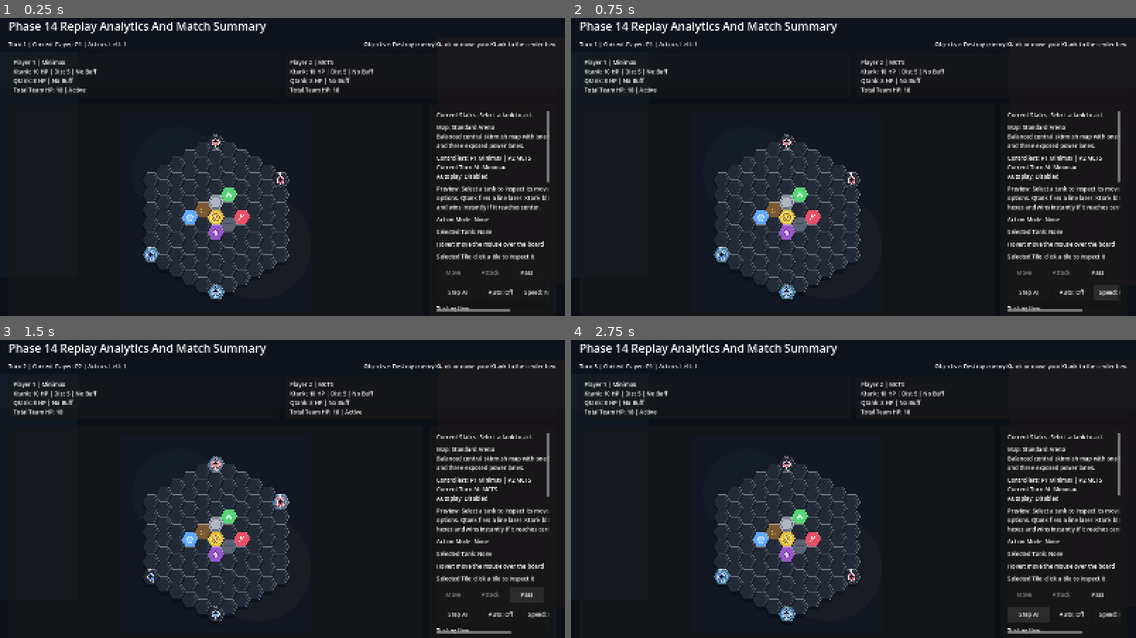
Above: before the commit, frames 1-4 (two rows, left to right).
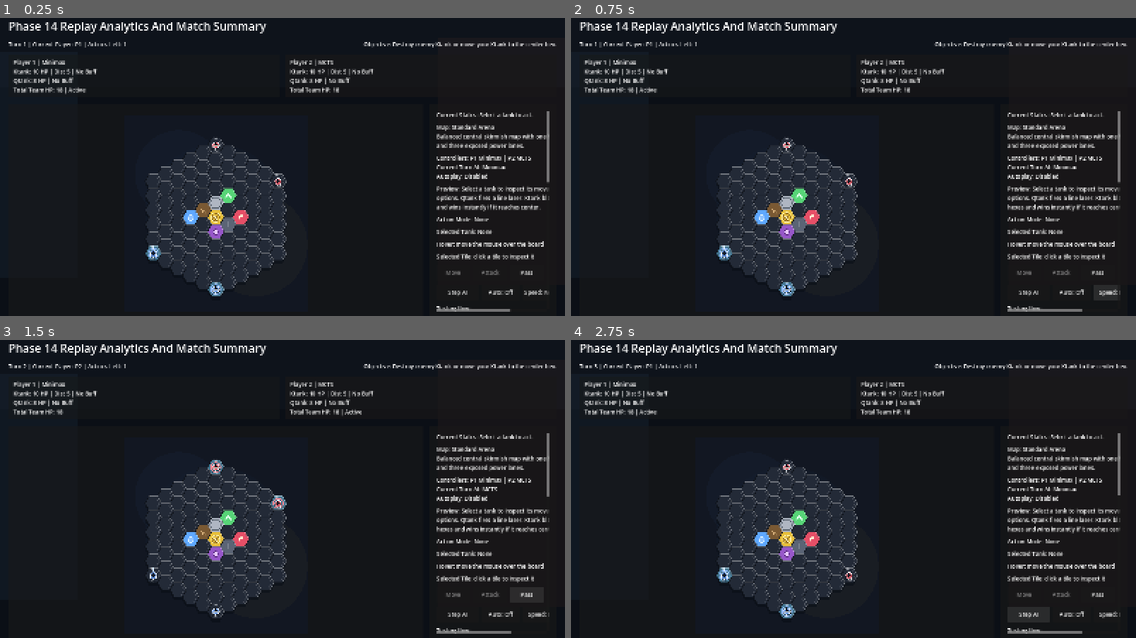
Above: after the commit, the same moments.

Repository: Arvi-Saleque/Hex-Siege-Arena
Game: Godot game, scene res://scenes/match/match_root.tscn
Same seed, same stepped clock (60 frames per second), same inputs: the game is played once before the commit and once after it. This scene is started directly instead of the project's main scene. Sound files missing from this copy of the repository are replaced by a short silence.
Inputs:
- Up to frame 1 (0.25 s): no input
- Up to frame 2 (0.75 s): click "Speed: Normal" at 0.5 s
- Up to frame 3 (1.5 s): click "Pass" at 1.25 s
- Up to frame 4 (2.75 s): click "Step AI" at 2 s

The runs differ from the first frame. In frame 1, 2.7% of the frame differs, in the area x 25-52%, y 38-95%; in frame 2, 2.7%; in frame 3, 2.7%; in frame 4, 2.7%.

Commit message:
balance: strengthen minimax defaults and add labyrinth map

Diff:
--- a/scripts/ai/minimax_ai.gd
+++ b/scripts/ai/minimax_ai.gd
@@ -9,6 +9,10 @@
 const WEIGHT_ATTACK_BUFF := 8.0
 const WEIGHT_SHIELD := 7.0
 const WEIGHT_BONUS_MOVE := 5.0
+const WEIGHT_MOBILITY := 1.35
+const WEIGHT_KTANK_DANGER := 18.0
+const WEIGHT_QTANK_DANGER := 7.0
+const WEIGHT_OBJECTIVE_PRESSURE := 9.0
 
 var _root_player: int = 1
 var _time_deadline_ms: int = 0
@@ -143,6 +147,10 @@
 	score -= _center_control_bonus(state, enemy_player)
 	score += _threat_bonus(state, _root_player)
 	score -= _threat_bonus(state, enemy_player)
+	score += _mobility_bonus(state, _root_player)
+	score -= _mobility_bonus(state, enemy_player)
+	score -= _danger_penalty(state, _root_player)
+	score += _danger_penalty(state, enemy_player)
 	return score
 
 
@@ -192,6 +200,34 @@
 				continue
 			score += 6.0 if target_tank.tank_type == GameTypes.TankType.KTANK else 3.0
 	return score
+
+
+func _mobility_bonus(state: GameState, player_id: int) -> float:
+	var score: float = 0.0
+	var previous_player: int = state.current_player
+	state.current_player = player_id
+	for tank: TankData in state.get_player_tanks(player_id):
+		var mobility: int = state.get_legal_move_targets(tank.actor_id()).size()
+		score += float(mobility) * WEIGHT_MOBILITY
+		if tank.tank_type == GameTypes.TankType.KTANK:
+			score += maxf(0.0, 10.0 - float(tank.position.distance_to(HexCoord.new()))) * WEIGHT_OBJECTIVE_PRESSURE
+	state.current_player = previous_player
+	return score
+
+
+func _danger_penalty(state: GameState, player_id: int) -> float:
+	var enemy_player: int = 2 if player_id == 1 else 1
+	var penalty: float = 0.0
+	for enemy_tank: TankData in state.get_player_tanks(enemy_player):
+		for target_coord: HexCoord in _attack_targets_for_tank(state, enemy_tank):
+			var target_tank: TankData = state.get_tank_at(target_coord)
+			if target_tank == null or target_tank.owner_id != player_id:
+				continue
+			if target_tank.tank_type == GameTypes.TankType.KTANK:
+				penalty += WEIGHT_KTANK_DANGER
+			else:
+				penalty += WEIGHT_QTANK_DANGER
+	return penalty
 
 
 func _attack_targets_for_tank(state: GameState, tank: TankData) -> Array[HexCoord]:
--- a/scripts/content/map_library.gd
+++ b/scripts/content/map_library.gd
@@ -4,6 +4,8 @@
 
 static func get_preset(map_id: String) -> MapPreset:
 	match map_id:
+		"labyrinth":
+			return _build_labyrinth_preset()
 		"open":
 			return _build_open_preset()
 		"fortress":
@@ -100,6 +102,67 @@
 	)
 
 
+static func _build_labyrinth_preset() -> MapPreset:
+	var terrain_entries: Array[Dictionary] = []
+	var wall_coords: Array[String] = [
+		"-4,1", "4,-1",
+		"-3,-1", "3,1",
+		"-1,4", "1,-4",
+		"1,3", "-1,-3",
+		"-4,3", "4,-3",
+		"-3,4", "3,-4",
+	]
+	var block_coords: Array[String] = [
+		"-2,0", "2,0",
+		"-2,2", "2,-2",
+		"0,2", "0,-2",
+		"-1,2", "1,-2",
+		"-2,1", "2,-1",
+		"-3,2", "3,-2",
+		"-2,3", "2,-3",
+		"-5,1", "5,-1",
+		"-1,5", "1,-5",
+	]
+	var armor_coords: Array[String] = [
+		"-1,1", "1,-1",
+		"-3,1", "3,-1",
+		"-1,3", "1,-3",
+		"0,4", "0,-4",
+	]
+	for coord_key: String in wall_coords:
+		terrain_entries.append(_entry(coord_key, GameTypes.CellType.WALL))
+	for coord_key: String in block_coords:
+		terrain_entries.append(_entry(coord_key, GameTypes.CellType.BLOCK))
+	for coord_key: String in armor_coords:
+		terrain_entries.append(_entry(coord_key, GameTypes.CellType.ARMOR_BLOCK))
+	terrain_entries.append_array([
+		_entry("0,1", GameTypes.CellType.POWER_BLOCK, GameTypes.CellType.POWER_ATTACK),
+		_entry("0,-1", GameTypes.CellType.POWER_BLOCK, GameTypes.CellType.POWER_SHIELD),
+		_entry("-4,0", GameTypes.CellType.POWER_ATTACK),
+		_entry("4,0", GameTypes.CellType.POWER_SHIELD),
+		_entry("-2,4", GameTypes.CellType.POWER_BONUS_MOVE),
+		_entry("2,-4", GameTypes.CellType.POWER_BONUS_MOVE),
+	])
+	var spawns: Dictionary = {
+		1: {
+			GameTypes.TankType.QTANK: "-6,6",
+			GameTypes.TankType.KTANK: "0,6",
+		},
+		2: {
+			GameTypes.TankType.QTANK: "6,-6",
+			GameTypes.TankType.KTANK: "0,-6",
+		},
+	}
+	return MapPreset.new(
+		"labyrinth",
+		"Labyrinth Arena",
+		"Larger tactical map with denser obstacles, layered approaches, and more meaningful path optimization.",
+		6,
+		terrain_entries,
+		spawns
+	)
+
+
 static func _entry(coord_key: String, cell_type: int, reveal_type: int = -1) -> Dictionary:
 	return {
 		"coord": coord_key,
--- a/scripts/core/match_config.gd
+++ b/scripts/core/match_config.gd
@@ -11,12 +11,12 @@
 
 func _init() -> void:
 	player_one_ai.controller_type = GameTypes.ControllerType.MINIMAX
-	player_one_ai.search_depth = 3
-	player_one_ai.time_budget_ms = 1500
+	player_one_ai.search_depth = 4
+	player_one_ai.time_budget_ms = 2200
 
 	player_two_ai.controller_type = GameTypes.ControllerType.MCTS
-	player_two_ai.rollout_limit = 500
-	player_two_ai.time_budget_ms = 1500
+	player_two_ai.rollout_limit = 250
+	player_two_ai.time_budget_ms = 1200
 
 
 func clone() -> MatchConfig:
--- a/scripts/ui/main_menu.gd
+++ b/scripts/ui/main_menu.gd
@@ -90,7 +90,7 @@
 
 	setup_grid.add_child(_field_label("Map"))
 	_map_select = OptionButton.new()
-	for map_id: String in ["standard", "open", "fortress"]:
+	for map_id: String in ["standard", "open", "fortress", "labyrinth"]:
 		_map_select.add_item(map_id.capitalize())
 		_map_select.set_item_metadata(_map_select.item_count - 1, map_id)
 	_map_select.item_selected.connect(_on_setup_changed)
--- a/scripts/ui/match_root.gd
+++ b/scripts/ui/match_root.gd
@@ -945,7 +945,7 @@
 	var visual_size: Vector2 = _board_view.get_board_visual_size()
 	var width_scale: float = holder_size.x / maxf(visual_size.x, 1.0)
 	var height_scale: float = holder_size.y / maxf(visual_size.y, 1.0)
-	var scale_factor: float = clampf(minf(width_scale, height_scale), 0.72, 1.0)
+	var scale_factor: float = clampf(minf(width_scale, height_scale), 0.52, 1.0)
 	_board_view.scale = Vector2.ONE * scale_factor
 	_board_view.position = Vector2(holder_size.x * 0.5, holder_size.y * 0.53)
 
Not shown, changed: update.md
